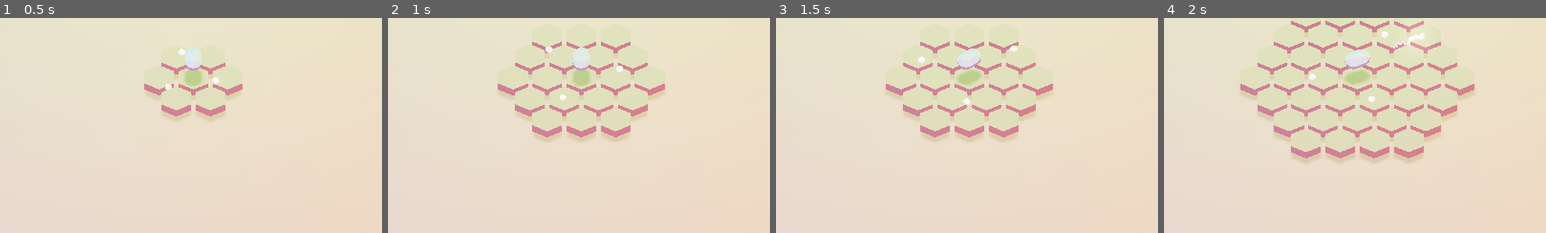
Above: before the commit, frames 1-4 (left to right).
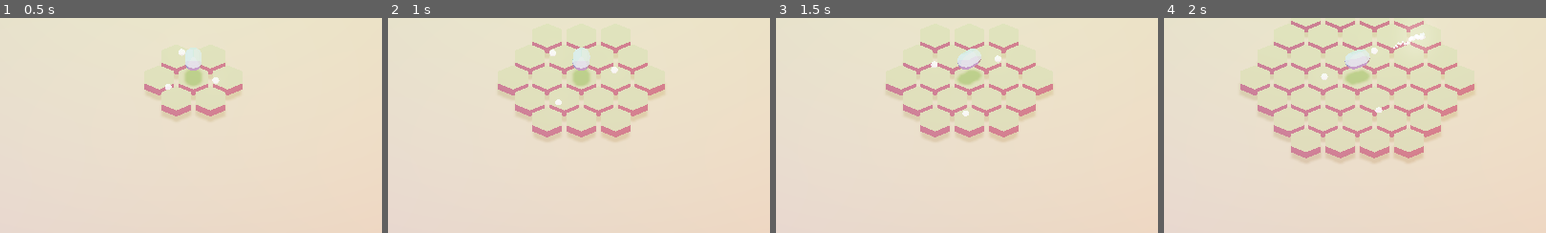
Above: after the commit, the same moments.

Repository: Trixxo/3dpix
Game: Godot game, scene res://Main.tscn
Same seed, same stepped clock (60 frames per second), same inputs: the game is played once before the commit and once after it.
Inputs (mouse positions are % of the whole screen's width and height, from its top left):
- Up to frame 1 (0.5 s): no input
- Up to frame 2 (1 s): tap Enter at 0.5 s; move the mouse to (72, 45) at 0.52 s; press the mouse at (72, 45) at 0.53 s; tap Space at 0.77 s
- Up to frame 3 (1.5 s): move the mouse to (30, 55) at 1.27 s; release the mouse at (30, 55) at 1.28 s; click (30, 55) at 1.35 s
- Up to frame 4 (2 s): tap Space at 1.52 s
The pictures show only the part of the screen within x 25-75%, y 35-85%; the shares and areas given below are measured in that part.

Frame 1 is identical in both runs. In frame 2, 0.2% of the frame differs, in the area x 41-62%, y 13-41%; in frame 3, 0.3%, in the area x 37-64%, y 12-46%; in frame 4, 0.3%.

Commit message:
new experience tower (shining bright)

Diff:
--- a/Experience/ExperienceSentinel.gd
+++ b/Experience/ExperienceSentinel.gd
@@ -50,14 +50,14 @@
         return a.transform.origin.length() < b.transform.origin.length()
 
 func set_idle(val):
-    if $MeshInstance.idle:
-        $MeshInstance.idle = val
-        $MeshInstance2.idle = val
-        $MeshInstance3.idle = val
+    if $SentinelChild1.idle:
+        $SentinelChild1.idle = val
+        $SentinelChild2.idle = val
+        $SentinelChild3.idle = val
     else:
-        $MeshInstance.idle = val
-        $MeshInstance2.idle = val
-        $MeshInstance3.idle = val
+        $SentinelChild1.idle = val
+        $SentinelChild2.idle = val
+        $SentinelChild3.idle = val
 
 
 func find_target():
--- a/Experience/ExperienceSentinel.tscn
+++ b/Experience/ExperienceSentinel.tscn
@@ -14,23 +14,23 @@
 [sub_resource type="SphereMesh" id=2]
 material = SubResource( 3 )
 
-[node name="Spatial" type="Spatial"]
+[node name="Sentinel" type="Spatial"]
 transform = Transform( 0.4, 0, 0, 0, 0.4, 0, 0, 0, 0.4, 0, 0, 0 )
 script = ExtResource( 1 )
 
-[node name="MeshInstance" type="MeshInstance" parent="."]
+[node name="SentinelChild3" type="MeshInstance" parent="."]
 transform = Transform( 1, 0, 0, 0, 1, 0, 0, 0, 1, -4.35036, 0, 0 )
 mesh = SubResource( 2 )
 material/0 = null
 script = ExtResource( 2 )
 
-[node name="MeshInstance2" type="MeshInstance" parent="."]
+[node name="SentinelChild1" type="MeshInstance" parent="."]
 transform = Transform( 1, 0, 0, 0, 1, 0, 0, 0, 1, 0.269803, 1.61478, -4.28852 )
 mesh = SubResource( 2 )
 material/0 = null
 script = ExtResource( 2 )
 
-[node name="MeshInstance3" type="MeshInstance" parent="."]
+[node name="SentinelChild2" type="MeshInstance" parent="."]
 transform = Transform( 1, 0, 0, 0, 1, 0, 0, 0, 1, 1.96357, 0.96667, 2.8547 )
 mesh = SubResource( 2 )
 material/0 = null
--- a/GlobalVars.gd
+++ b/GlobalVars.gd
@@ -8,10 +8,16 @@
 
 var experience = 0 setget set_experience
 
+var experience_sentinels = 1 setget set_experience_sentinels
+
 signal update
 
 func set_attack_speed(val):
     attack_speed = val
+    emit_signal("update")
+
+func set_experience_sentinels(val):
+    experience_sentinels = val
     emit_signal("update")
 
 func set_enemy_health(val):
--- /dev/null
+++ b/Tower/ThreeSpheresTower.tscn
@@ -0,0 +1,41 @@
+[gd_scene load_steps=4 format=2]
+
+[ext_resource path="res://Tower/Tower.gd" type="Script" id=1]
+
+[sub_resource type="SpatialMaterial" id=5]
+resource_local_to_scene = true
+flags_transparent = true
+params_diffuse_mode = 4
+params_specular_mode = 3
+albedo_color = Color( 1, 0.576471, 0.329412, 1 )
+roughness = 0.0
+
+[sub_resource type="SphereMesh" id=4]
+material = SubResource( 5 )
+radius = 0.4
+height = 0.8
+radial_segments = 16
+rings = 8
+
+[node name="ThreeSpheresTower" type="MeshInstance"]
+script = ExtResource( 1 )
+
+[node name="SentinelChild3" type="MeshInstance" parent="."]
+transform = Transform( 1, 0, 0, 0, 1, 0, 0, 0, 1, -0.99458, 0, 0 )
+mesh = SubResource( 4 )
+material/0 = null
+
+[node name="SentinelChild4" type="MeshInstance" parent="."]
+transform = Transform( 1, 0, 0, 0, 1, 0, 0, 0, 1, -0.0691128, 1.15539, 0 )
+mesh = SubResource( 4 )
+material/0 = null
+
+[node name="SentinelChild1" type="MeshInstance" parent="."]
+transform = Transform( 1, 0, 0, 0, 1, 0, 0, 0, 1, 0.668288, 0, -0.795261 )
+mesh = SubResource( 4 )
+material/0 = null
+
+[node name="SentinelChild2" type="MeshInstance" parent="."]
+transform = Transform( 1, 0, 0, 0, 1, 0, 0, 0, 1, 0.55782, 0, 0.932142 )
+mesh = SubResource( 4 )
+material/0 = null
--- /dev/null
+++ b/Tower/ThreeSpheresTowerMat.tres
@@ -0,0 +1,9 @@
+[gd_resource type="SpatialMaterial" format=2]
+
+[resource]
+resource_local_to_scene = true
+flags_transparent = true
+params_diffuse_mode = 4
+params_specular_mode = 3
+albedo_color = Color( 0.964706, 0.470588, 0.780392, 1 )
+roughness = 0.0
--- a/Tower/Towers.gd
+++ b/Tower/Towers.gd
@@ -1,8 +1,9 @@
 class_name Towers
 
 enum Type {
-    Prism = 1,
-    Cube = 2
+    Prism,
+    Cube,
+    ThreeSpheres
 }
 
 static func scene_for_tower(tower_type) -> Resource:
@@ -11,6 +12,8 @@
             return preload("res://Tower/CubeTower.tscn")
         Type.Prism:
             return preload("res://Tower/PrismTower.tscn")
+        Type.ThreeSpheres:
+            return preload("res://Tower/ThreeSpheresTower.tscn")
 
     printerr("No scene for tower type defined: ", tower_type)
     return null
@@ -27,5 +30,8 @@
         Type.Prism:
             GlobalVars.attack_speed += 0.2
             return
+        Type.Prism:
+            GlobalVars.experience_sentinels += 1
+            return
 
     printerr("No effect for tower type defined: ", tower_type)
